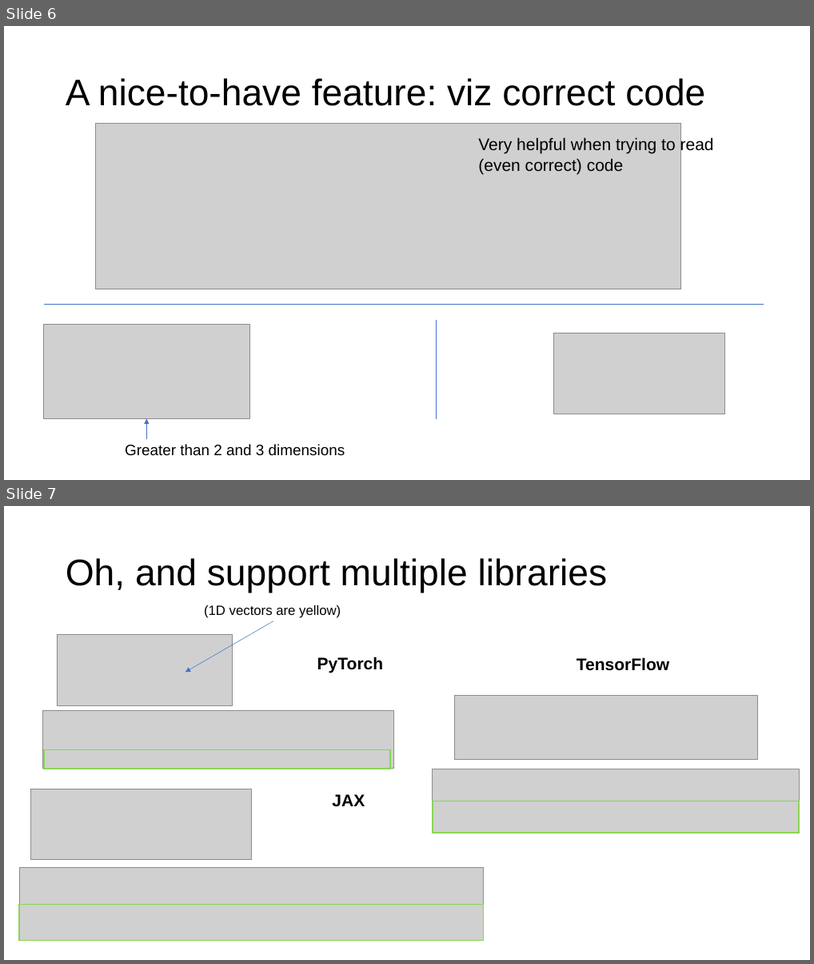
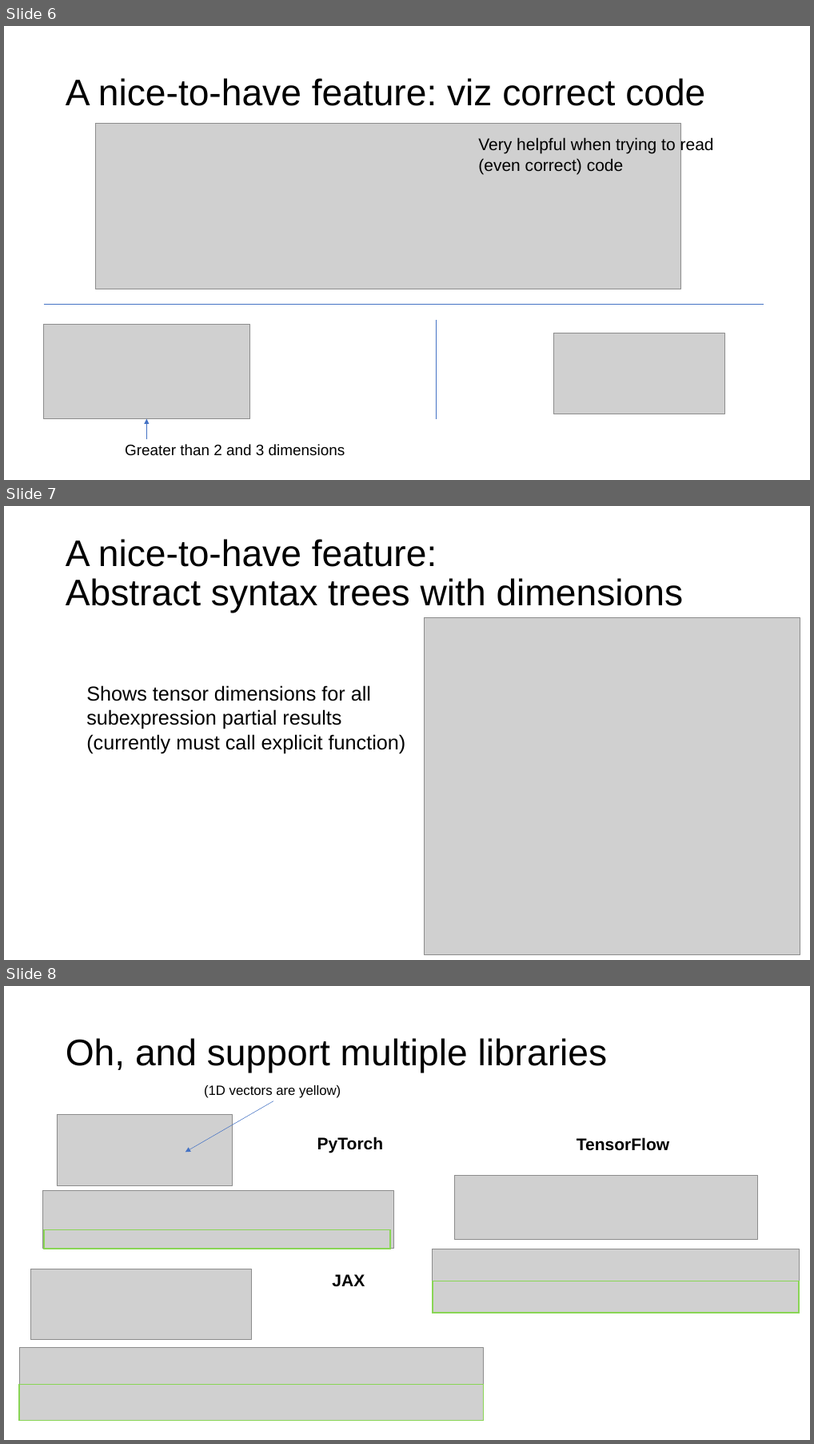
Before and after one commit to parrt/tensor-sensor, a slide deck: talks/tensor-sensor.pptx. Shown one above the other, each under a label of ours: slides 6 and 7 before the commit, slides 6, 7 and 8 after it. The pictures are 814x964 and 814x1444 pixels, drawn with LibreOffice and Linux fonts; fonts in the diff are those of the drawing; grey boxes stand for pictures; background and template pictures are left out. Boxes give left, top, right and bottom in pixels: in the first picture for what was removed or moved away, otherwise in the second. Text is boxed around its words. In the diff, an @@ line names an element or a change of style, - is before the commit and + after.

```diff
--- a/talks/tensor-sensor.pptx
+++ b/talks/tensor-sensor.pptx
@@ slide 7 added at <box>4,506,810,960</box>, background #FFFFFF @@
@@ title added at <box>66,539,684,613</box>, 44 pt, text #000000 @@
+A nice-to-have feature:
+Abstract syntax trees with dimensions
@@ picture added at <box>425,618,801,954</box> @@
@@ text added at <box>86,685,406,753</box>, 24 pt, text #000000 @@
+Shows tensor dimensions for all subexpression partial results
+(currently must call explicit function)
@@ what was slide 7 is now slide 8 @@
```
Also in this commit, not shown: 3 slides changed, 1 other file.
